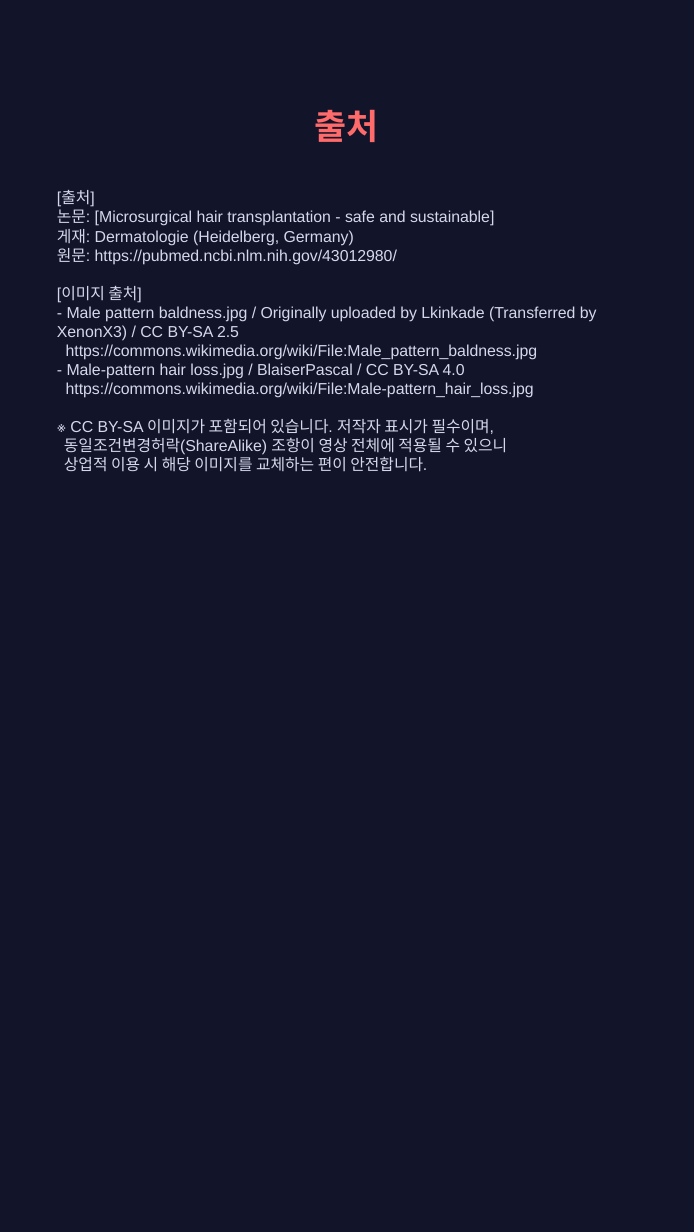
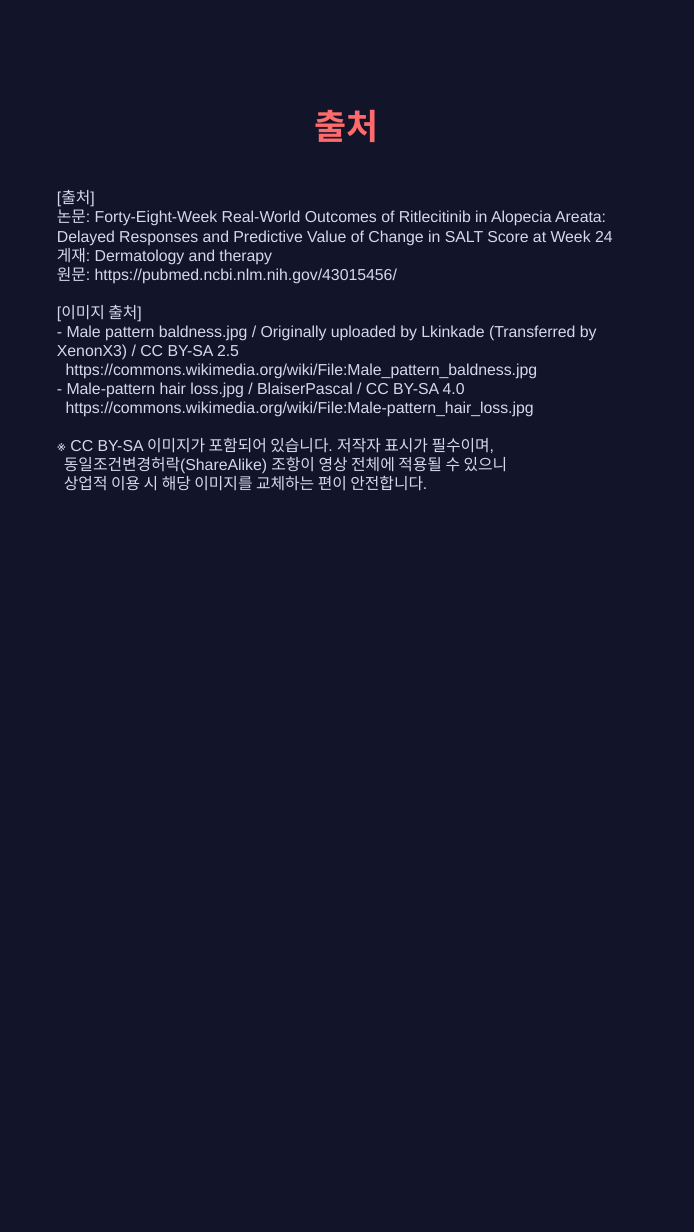
Before and after one commit to hyokang2010-BJ-ANTH/product-builder-test, a slide deck: slide 9 of pwa/data/latest/slides.pptx. Drawn at 694x1232 pixels with LibreOffice and Linux fonts; fonts in the diff are those of the drawing. Boxes give left, top, right and bottom in pixels: in the first picture for what was removed or moved away, otherwise in the second. Text is boxed around its words. In the diff, an @@ line names an element or a change of style, - is before the commit and + after.

```diff
--- a/pwa/data/latest/slides.pptx
+++ b/pwa/data/latest/slides.pptx
@@ text at bbox=[57, 191, 613, 491]: text changed @@
-[출처]
-논문: [Microsurgical hair transplantation - safe and sustainable]
-게재: Dermatologie (Heidelberg, Germany)
-원문: https://pubmed.ncbi.nlm.nih.gov/43012980/
-[이미지 출처]
-- Male pattern baldness.jpg / Originally uploaded by Lkinkade (Transferred by XenonX3) / CC BY-SA 2.5
-https://commons.wikimedia.org/wiki/File:Male_pattern_baldness.jpg
-- Male-pattern hair loss.jpg / BlaiserPascal / CC BY-SA 4.0
-https://commons.wikimedia.org/wiki/File:Male-pattern_hair_loss.jpg
-※ CC BY-SA 이미지가 포함되어 있습니다. 저작자 표시가 필수이며,
-동일조건변경허락(ShareAlike) 조항이 영상 전체에 적용될 수 있으니
-상업적 이용 시 해당 이미지를 교체하는 편이 안전합니다.
+[출처]
+논문: Forty-Eight-Week Real-World Outcomes of Ritlecitinib in Alopecia Areata: Delayed Responses and Predictive Value of Change in SALT Score at Week 24
+게재: Dermatology and therapy
+원문: https://pubmed.ncbi.nlm.nih.gov/43015456/
+[이미지 출처]
+- Male pattern baldness.jpg / Originally uploaded by Lkinkade (Transferred by XenonX3) / CC BY-SA 2.5
+https://commons.wikimedia.org/wiki/File:Male_pattern_baldness.jpg
+- Male-pattern hair loss.jpg / BlaiserPascal / CC BY-SA 4.0
+https://commons.wikimedia.org/wiki/File:Male-pattern_hair_loss.jpg
+※ CC BY-SA 이미지가 포함되어 있습니다. 저작자 표시가 필수이며,
+동일조건변경허락(ShareAlike) 조항이 영상 전체에 적용될 수 있으니
+상업적 이용 시 해당 이미지를 교체하는 편이 안전합니다.
```
Also in this commit, not shown: 3 other slides changed, 3 slides added, 3 slides removed, 26 other files.
